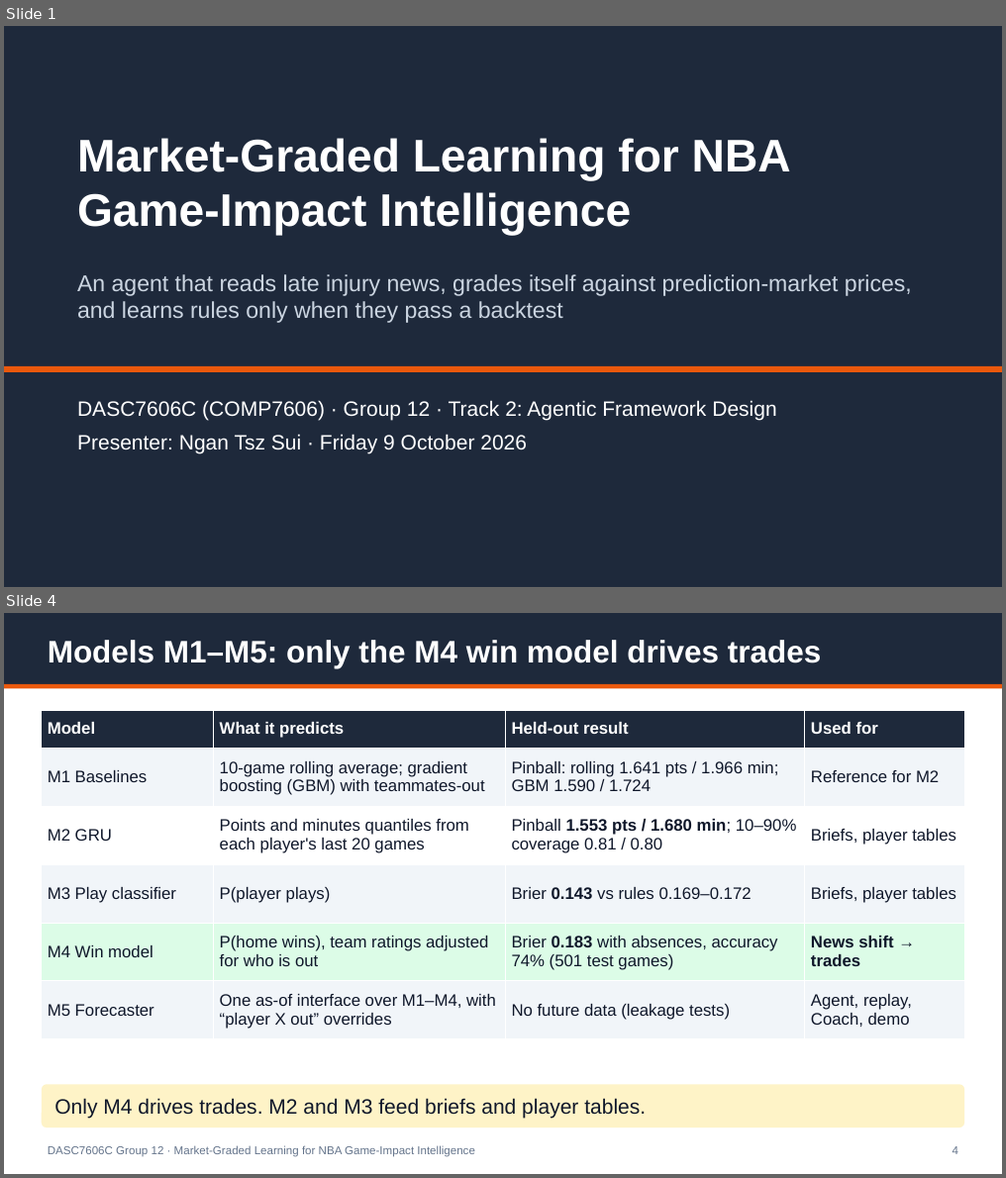
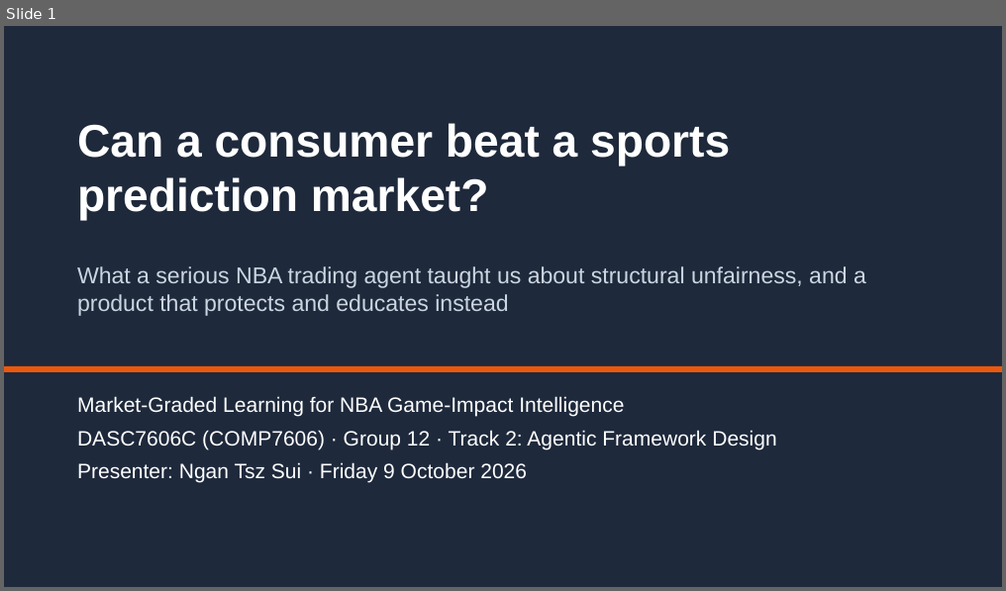
Before and after one commit to Michaelyzr/nba-agent, a slide deck: presentation/nba_agent_deck.pptx. Shown one above the other, each under a label of ours: slides 1 and 4 before the commit, slide 1 after it; the slides between them are not shown. The pictures are 1006x1178 and 1006x591 pixels, drawn with LibreOffice and Linux fonts; fonts in the diff are those of the drawing. Boxes give left, top, right and bottom in pixels: in the first picture for what was removed or moved away, otherwise in the second. Text is boxed around its words. In the diff, an @@ line names an element or a change of style, - is before the commit and + after.

```diff
--- a/presentation/nba_agent_deck.pptx
+++ b/presentation/nba_agent_deck.pptx
@@ slide 4 removed at [4, 613, 1002, 1174], background #FFFFFF @@
@@ rectangle removed at [4, 613, 1002, 684] @@
@@ text removed at [48, 640, 821, 668] @@
-Models M1–M5: only the M4 win model drives trades
@@ rectangle removed at [4, 684, 1002, 688] @@
@@ table removed at [42, 710, 964, 1040], 6 rows, 4 columns @@
-Model | What it predicts | Held-out result | Used for
-M1 Baselines | 10-game rolling average; gradient boosting (GBM) with teammates-out | Pinball: rolling 1.641 pts / 1.966 min; GBM 1.590 / 1.724 | Reference for M2
-M2 GRU | Points and minutes quantiles from each player's last 20 games | Pinball 1.553 pts / 1.680 min; 10–90% coverage 0.81 / 0.80 | Briefs, player tables
-M3 Play classifier | P(player plays) | Brier 0.143 vs rules 0.169–0.172 | Briefs, player tables
-M4 Win model | P(home wins), team ratings adjusted for who is out | Brier 0.183 with absences, accuracy 74% (501 test games) | News shift → trades
-M5 Forecaster | One as-of interface over M1–M4, with “player X out” overrides | No future data (leakage tests) | Agent, replay, Coach, demo
@@ rounded rectangle removed at [42, 1084, 964, 1128] @@
@@ text removed at [54, 1098, 646, 1119] @@
-Only M4 drives trades. M2 and M3 feed briefs and player tables.
@@ text removed at [48, 1146, 475, 1157] @@
-DASC7606C Group 12 · Market-Graded Learning for NBA Game-Impact Intelligence
@@ text removed at [952, 1147, 958, 1155] @@
-4
@@ slide 1 changed as well @@
@@ text at [77, 123, 730, 221]: text changed @@
-Market-Graded Learning for NBA Game-Impact Intelligence
+Can a consumer beat a sports prediction market?
@@ text at [77, 267, 866, 316]: text changed @@
-An agent that reads late injury news, grades itself against prediction-market prices, and learns rules only when they pass a backtest
+What a serious NBA trading agent taught us about structural unfairness, and a product that protects and educates instead
@@ text at [77, 396, 624, 417]: paragraph added @@
+Market-Graded Learning for NBA Game-Impact Intelligence
```
Also in this commit, not shown: 6 other slides changed, 8 slides added, 7 other slides removed, 19 other files.
